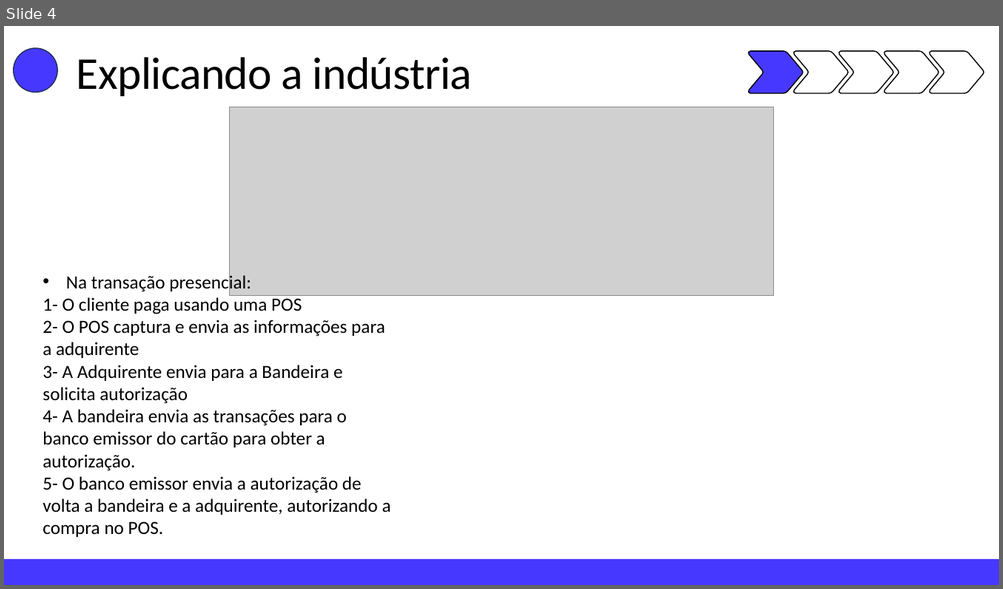
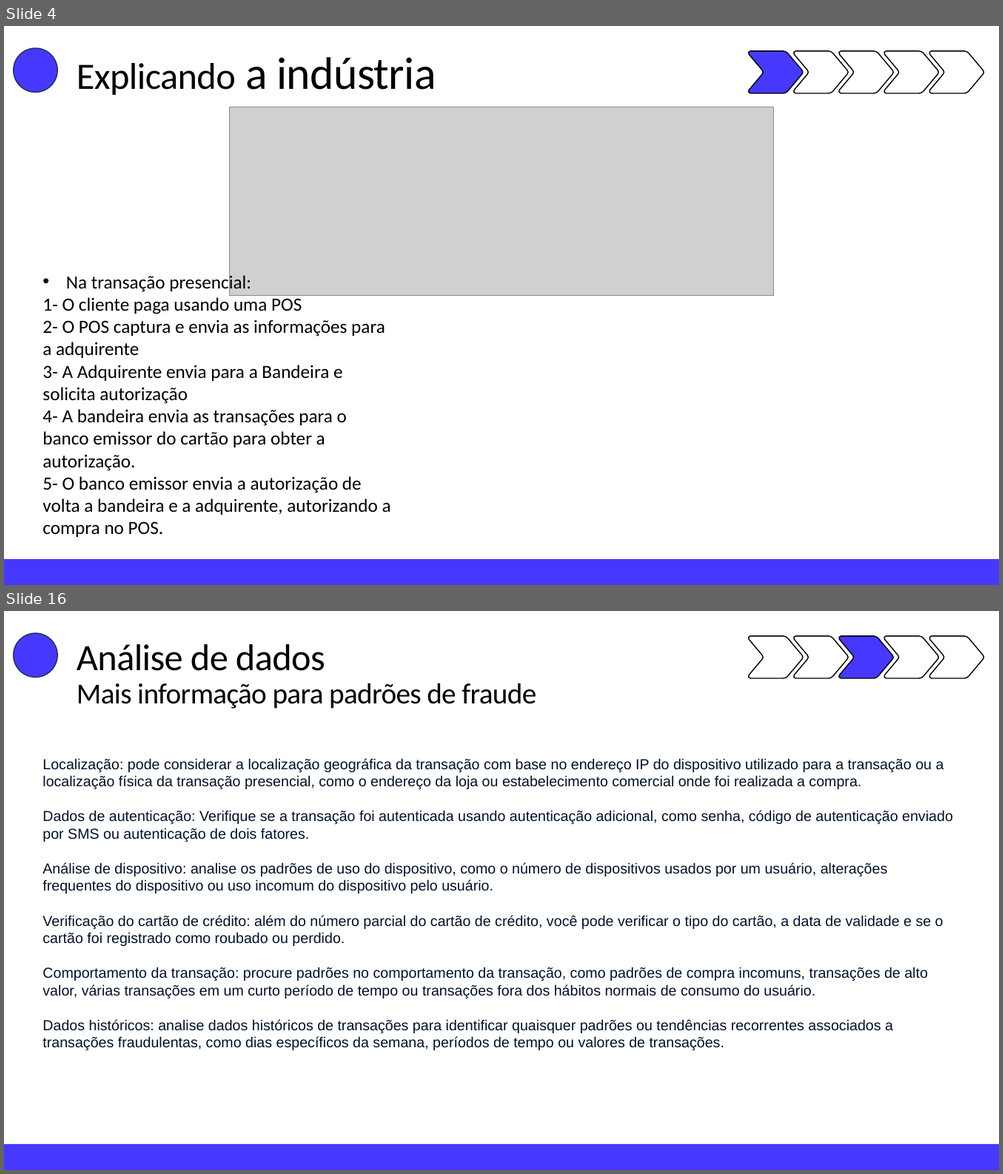
Before and after one commit to andreggalvao/CloudWalk-test, a slide deck: PPT-Teste.pptx. Shown one above the other, each under a label of ours: slide 4 before the commit, slides 4 and 16 after it; the slides between them are not shown. The pictures are 1003x589 and 1003x1174 pixels, drawn with LibreOffice and Linux fonts; fonts in the diff are those of the drawing; grey boxes stand for pictures. Boxes give left, top, right and bottom in pixels: in the first picture for what was removed or moved away, otherwise in the second. Text is boxed around its words. In the diff, an @@ line names an element or a change of style, - is before the commit and + after.

```diff
--- a/PPT-Teste.pptx
+++ b/PPT-Teste.pptx
@@ slide 16 added at (x1=4, y1=611, x2=999, y2=1170), background #FFFFFF @@
@@ ellipse added at (x1=14, y1=633, x2=58, y2=678), fill #4738FF, outline #1E3256 1 pt @@
@@ text added at (x1=77, y1=644, x2=325, y2=671), 36 pt, text #000000 @@
+Análise de dados
@@ freeform shape added at (x1=748, y1=636, x2=802, y2=679), outline #000000 1 pt @@
@@ freeform shape added at (x1=794, y1=636, x2=848, y2=679), outline #000000 1 pt @@
@@ freeform shape added at (x1=839, y1=636, x2=893, y2=679), fill #4738FF, outline #000000 1 pt @@
@@ freeform shape added at (x1=884, y1=636, x2=938, y2=679), fill #FFFFFF, outline #000000 1 pt @@
@@ freeform shape added at (x1=929, y1=636, x2=984, y2=679), fill #FFFFFF, outline #000000 1 pt @@
@@ text added at (x1=77, y1=683, x2=536, y2=709), 28 pt, text #000000 @@
+Mais informação para padrões de fraude
@@ text added at (x1=42, y1=758, x2=953, y2=1051), 14 pt, text #00112C @@
+Localização: pode considerar a localização geográfica da transação com base no endereço IP do dispositivo utilizado para a transação ou a localização física da transação presencial, como o endereço da loja ou estabelecimento comercial onde foi realizada a compra.
+Dados de autenticação: Verifique se a transação foi autenticada usando autenticação adicional, como senha, código de autenticação enviado por SMS ou autenticação de dois fatores.
+Análise de dispositivo: analise os padrões de uso do dispositivo, como o número de dispositivos usados por um usuário, alterações frequentes do dispositivo ou uso incomum do dispositivo pelo usuário.
+Verificação do cartão de crédito: além do número parcial do cartão de crédito, você pode verificar o tipo do cartão, a data de validade e se o cartão foi registrado como roubado ou perdido.
+Comportamento da transação: procure padrões no comportamento da transação, como padrões de compra incomuns, transações de alto valor, várias transações em um curto período de tempo ou transações fora dos hábitos normais de consumo do usuário.
+Dados históricos: analise dados históricos de transações para identificar quaisquer padrões ou tendências recorrentes associados a transações fraudulentas, como dias específicos da semana, períodos de tempo ou valores de transações.
@@ rectangle added at (x1=4, y1=1145, x2=999, y2=1170), fill #4738FF @@
@@ slide 4 changed as well @@
@@ text "Explicando a indústria" at (x1=77, y1=57, x2=435, y2=95): size 44 to 36 pt in "Explicando" @@
```
Also in this commit, not shown: 1 other slide changed, 19 other slides added, 4 slides removed, 2 other files.
